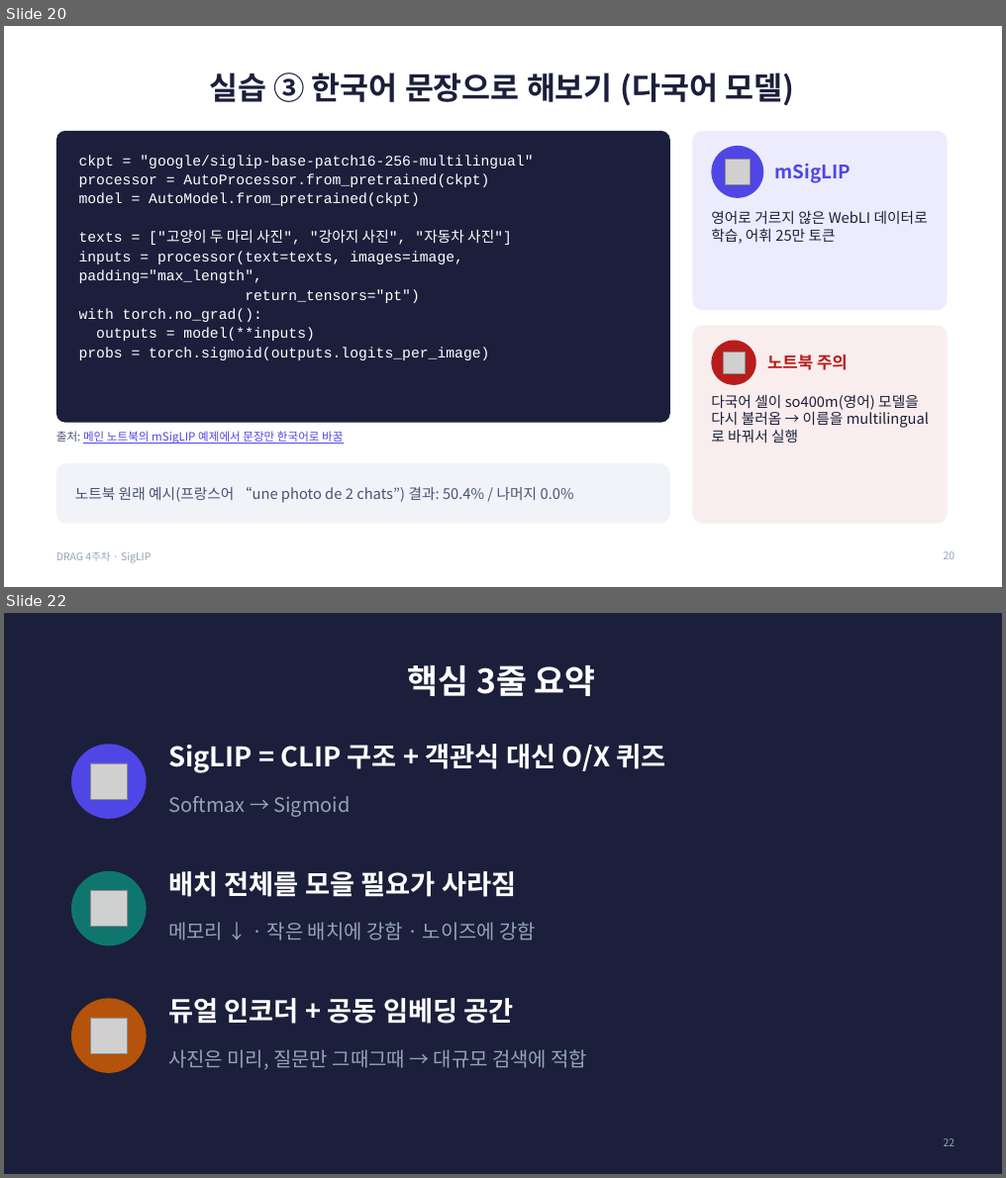
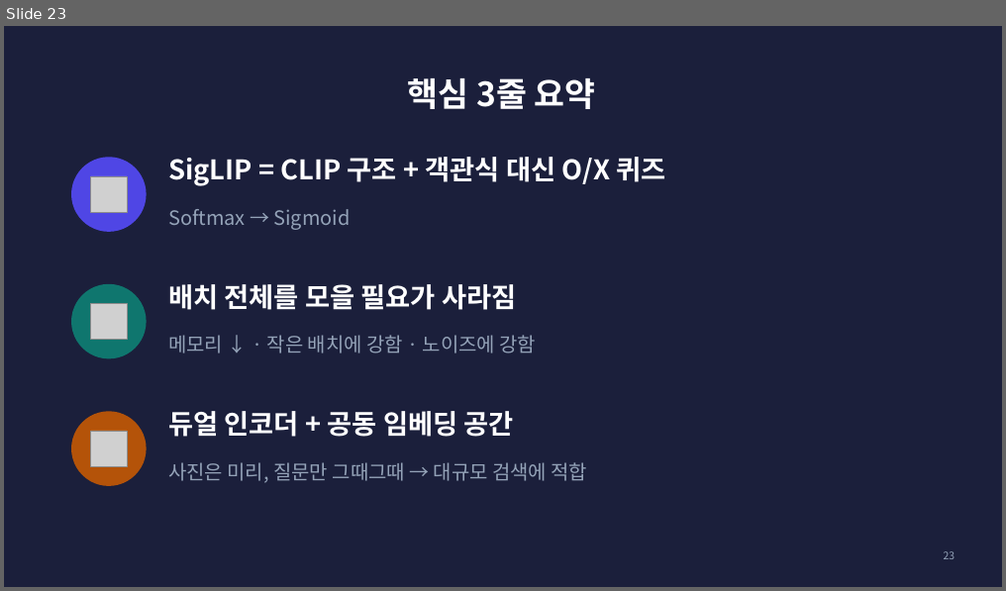
Before and after one commit to gaeun-k/DRAG, a slide deck: week4-siglip/김가은/SigLIP_4주차_발표.pptx. Shown one above the other, each under a label of ours: slides 20 and 22 before the commit, slide 23 after it; the slides between them are not shown. The pictures are 1006x1178 and 1006x591 pixels, drawn with LibreOffice and Linux fonts; fonts in the diff are those of the drawing; grey boxes stand for pictures. Boxes give left, top, right and bottom in pixels: in the first picture for what was removed or moved away, otherwise in the second. Text is boxed around its words. In the diff, an @@ line names an element or a change of style, - is before the commit and + after.

```diff
--- a/week4-siglip/김가은/SigLIP_4주차_발표.pptx
+++ b/week4-siglip/김가은/SigLIP_4주차_발표.pptx
@@ slide 20 removed at (4, 26, 1002, 587), background #FFFFFF @@
@@ title removed at (209, 73, 794, 105) @@
-실습 ③ 한국어 문장으로 해보기 (다국어 모델)
@@ rounded rectangle removed at (56, 131, 670, 423) @@
@@ rounded rectangle removed at (693, 131, 947, 310) @@
@@ text removed at (79, 155, 533, 361) @@
-ckpt = "google/siglip-base-patch16-256-multilingual"
-processor = AutoProcessor.from_pretrained(ckpt)
-model = AutoModel.from_pretrained(ckpt)
-texts = ["고양이 두 마리 사진", "강아지 사진", "자동차 사진"]
-inputs = processor(text=texts, images=image, padding="max_length",
-return_tensors="pt")
-with torch.no_grad():
-outputs = model(**inputs)
-probs = torch.sigmoid(outputs.logits_per_image)
@@ ellipse removed at (712, 146, 764, 198) @@
@@ picture removed at (725, 160, 750, 184) @@
@@ text removed at (775, 164, 851, 183) @@
-mSigLIP
@@ text removed at (711, 211, 928, 244) @@
-영어로 거르지 않은 WebLI 데이터로 학습, 어휘 25만 토큰
@@ rounded rectangle removed at (693, 325, 947, 524) @@
@@ ellipse removed at (712, 341, 756, 385) @@
@@ picture removed at (724, 353, 746, 374) @@
@@ text removed at (767, 355, 847, 371) @@
-노트북 주의
@@ text removed at (711, 395, 919, 443) @@
-다국어 셀이 so400m(영어) 모델을 다시 불러옴 → 이름을 multilingual로 바꿔서 실행
@@ text removed at (56, 431, 343, 444) @@
-출처: 메인 노트북의 mSigLIP 예제에서 문장만 한국어로 바꿈
@@ rounded rectangle removed at (56, 464, 670, 524) @@
@@ text removed at (75, 487, 574, 503) @@
-노트북 원래 예시(프랑스어 “une photo de 2 chats”) 결과: 50.4% / 나머지 0.0%
@@ text removed at (56, 552, 151, 564) @@
-DRAG 4주차 · SigLIP
@@ page number removed at (944, 552, 955, 560) @@
-20
@@ what was slide 22 is now slide 23 @@
```
Also in this commit, not shown: 2 slides changed, 5 slides added, 5 other slides removed, 1 other file.
